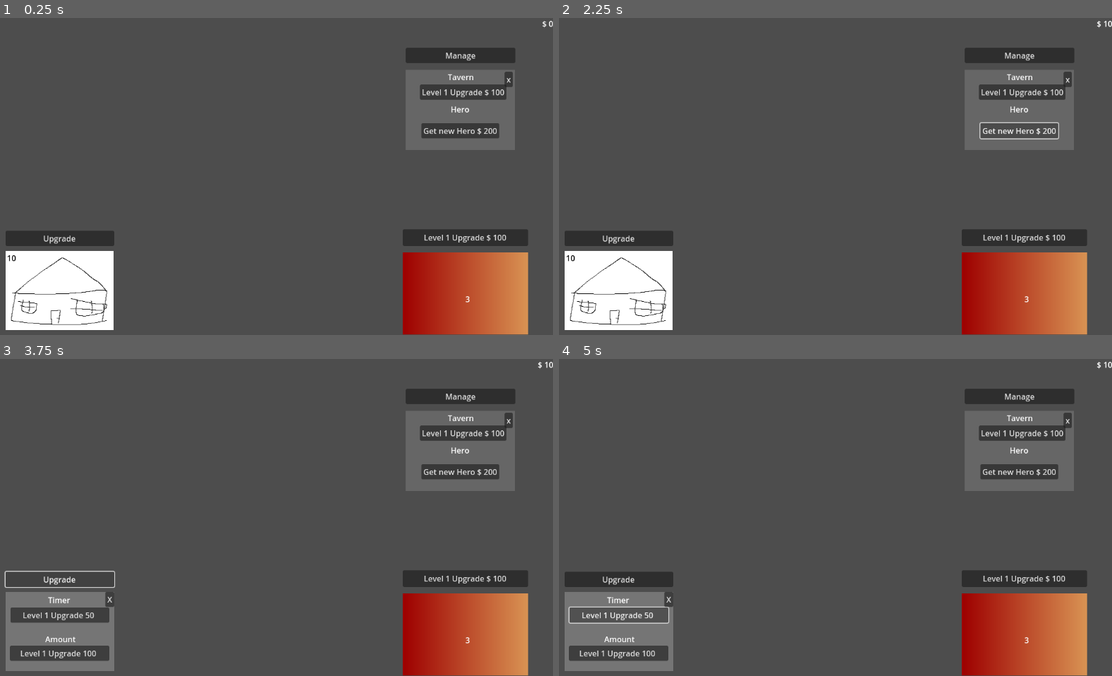
Above: before the commit, frames 1-4 (two rows, left to right).
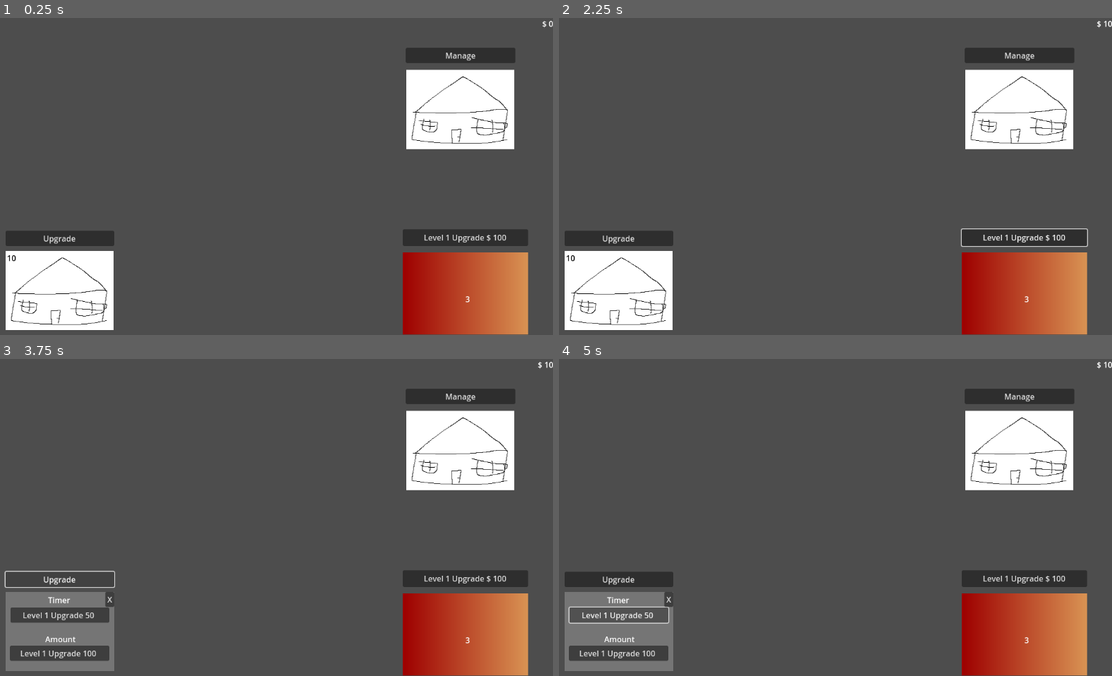
Above: after the commit, the same moments.

Repository: chaurunda/ClickerGodot
Game: Godot game, scene res://main.tscn
Same seed, same stepped clock (60 frames per second), same inputs: the game is played once before the commit and once after it.
Inputs (mouse positions are in pixels of both pictures, inside the frame that each line leads up to):
- Up to frame 1 (0.25 s): no input
- Up to frame 2 (2.25 s): click "Level 1 Upgrade $ 100" at 0.5 s; click "Level 1 Upgrade $ 100" at 1.25 s; click (1017, 132) at 2 s, where only the run before the commit has a clickable "Get new Hero $ 200"
- Up to frame 3 (3.75 s): click (458, 473) at 2.75 s, where only the run before the commit has a clickable "Get new Hero $ 200"; click "Upgrade" at 3.5 s
- Up to frame 4 (5 s): click "Level 1 Upgrade 50" at 4.25 s

The runs differ from the first frame. In frame 1, 4.9% of the frame differs, in the area x 73-94%, y 16-42%; in frame 2, 5.0%, in the area x 72-96%, y 16-73%; in frame 3, 4.9%; in frame 4, 4.9%.

Commit message:
Add Enum for items

Diff:
--- a/components/Tavern/tavern.gd
+++ b/components/Tavern/tavern.gd
@@ -12,7 +12,7 @@
 	var newHero = Hero.new("hero1", 1, Stats.new(20, 10, 5))
 	var newStuff = Item.new("sword", 1, Stats.new(0, 10, 0))
 
-	newHero.equipItem("weapon", newStuff)
+	newHero.equipItem(Item.ITEMS.WEAPON, newStuff)
 	GameState.setObtainedHeroes(newHero)
 
 func _ready():
--- a/components/Tavern/tavern.tscn
+++ b/components/Tavern/tavern.tscn
@@ -30,6 +30,7 @@
 text = "Manage"
 
 [node name="UI" type="Node2D" parent="."]
+visible = false
 
 [node name="Sprite2D" type="Sprite2D" parent="UI"]
 position = Vector2(-0.499999, 1)
--- a/scripts/Hero.gd
+++ b/scripts/Hero.gd
@@ -10,10 +10,10 @@
 }
 
 var item: Dictionary = {
-	"weapon": null,
-	"chest": null,
-	"legs": null,
-	"helmet": null,
+	Item.ITEMS.WEAPON: null,
+	Item.ITEMS.CHEST: null,
+	Item.ITEMS.LEGS: null,
+	Item.ITEMS.HELMET: null,
 }
 
 func _init(newName: String, newLevel: int, newStats: Stats):
@@ -26,10 +26,10 @@
 	currentStats.health = baseStats.health
 	currentStats.attack = baseStats.attack
 	currentStats.armor = baseStats.armor
-	if item.weapon != null:
-		currentStats.attack += item.weapon.stat.attack
+	if item[Item.ITEMS.WEAPON] != null:
+		currentStats.attack += item[Item.ITEMS.WEAPON].stat.attack
 
-func equipItem(itemType: String, newItem: Item):
+func equipItem(itemType: Item.ITEMS, newItem: Item):
 	item[itemType] = newItem
 	computeStats()
 
--- a/scripts/Item.gd
+++ b/scripts/Item.gd
@@ -4,6 +4,12 @@
 var level: int
 var stat: Stats
 
+enum ITEMS {
+  WEAPON,
+  CHEST,
+  LEGS,
+  HELMET,
+}
 
 func _init(newName: String, newLevel: int, newStat: Stats):
   stuffname = newName
